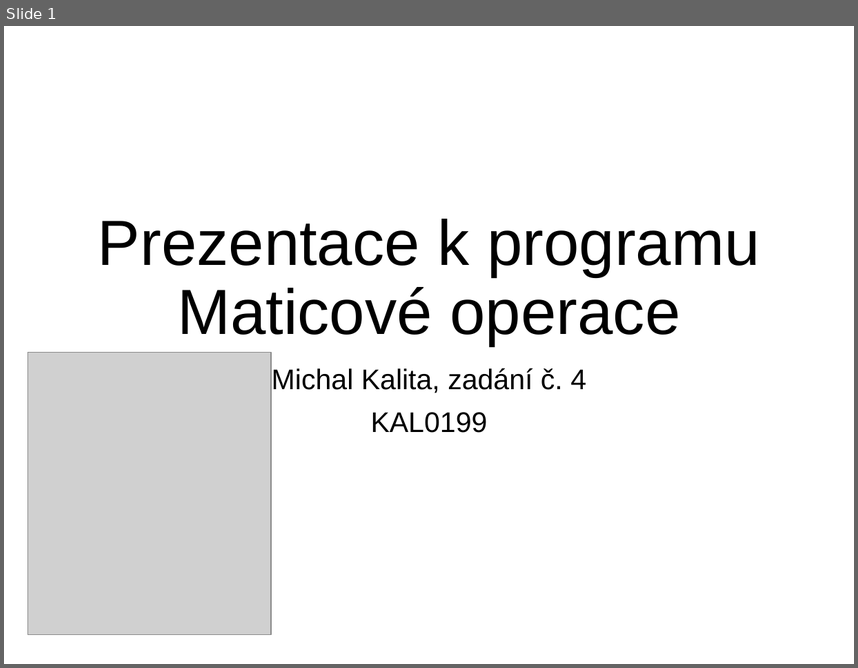
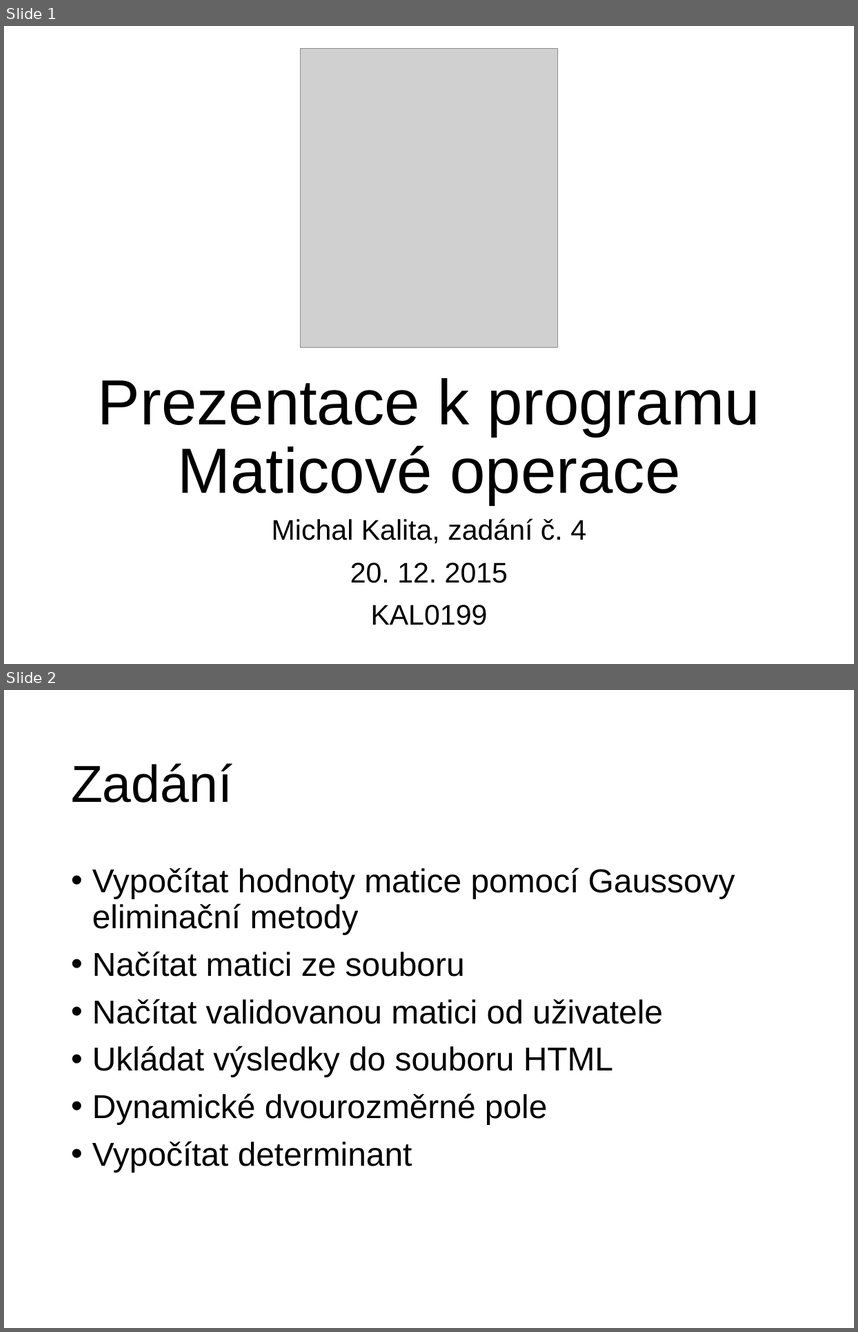
Before and after one commit to MichalKalita/matice, a slide deck: prezentace/prezentace.pptx. Shown one above the other, each under a label of ours: slide 1 before the commit, slides 1 and 2 after it. The pictures are 858x668 and 858x1332 pixels, drawn with LibreOffice and Linux fonts; fonts in the diff are those of the drawing; grey boxes stand for pictures. Boxes give left, top, right and bottom in pixels: in the first picture for what was removed or moved away, otherwise in the second. Text is boxed around its words. In the diff, an @@ line names an element or a change of style, - is before the commit and + after.

```diff
--- a/prezentace/prezentace.pptx
+++ b/prezentace/prezentace.pptx
@@ slide 2 added at [4,690,854,1328], background #FFFFFF @@
@@ title added at [71,763,232,802], 44 pt, text #000000 @@
+Zadání
@@ text added at [92,867,735,1172], 28 pt, text #000000 @@
+• Vypočítat hodnoty matice pomocí Gaussovy eliminační metody
+• Načítat matici ze souboru
+• Načítat validovanou matici od uživatele
+• Ukládat výsledky do souboru HTML
+• Dynamické dvourozměrné pole
+• Vypočítat determinant
@@ slide 1 changed as well @@
@@ picture added at [300,48,557,348] @@
@@ title "Prezentace k programu Maticové operace": place and size @@
-title "Prezentace k programu Maticové operace" at [98,219,760,345]
+title "Prezentace k programu Maticové operace" at [98,378,760,504]
@@ picture removed at [27,352,271,635] @@
@@ subtitle "Michal Kalita, zadání č. 4": place and size @@
-subtitle "Michal Kalita, zadání č. 4" at [272,368,586,432]
+subtitle "Michal Kalita, zadání č. 4" at [272,518,586,625]
@@ subtitle at [350,562,508,583]: paragraph added @@
+20. 12. 2015
```
Also in this commit, not shown: 1 other slide changed, 2 other slides added.
